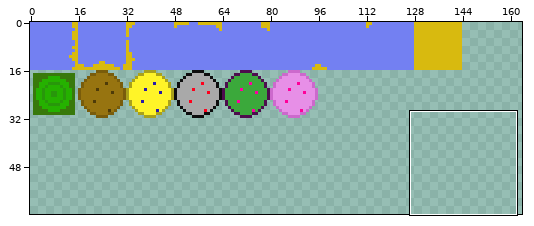
Two states of a sprite sheet, assets/map.png. Above, an overview of the earlier version with the close-up marked.
Close-up. Before the edit:
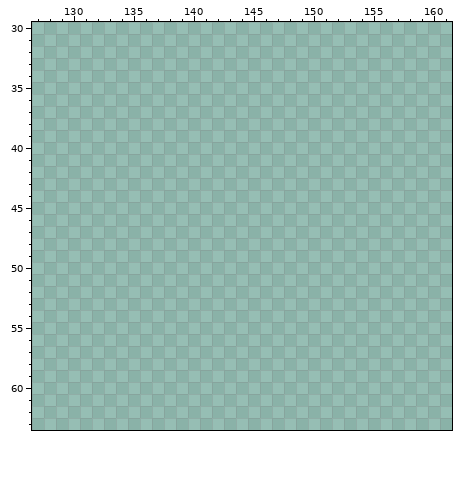
The file is 512x64 pixels. Shown: x 127..161, y 30..63. The wide view leaves out empty margins. The commit also changed other parts of the picture, which this record leaves out.
The result:
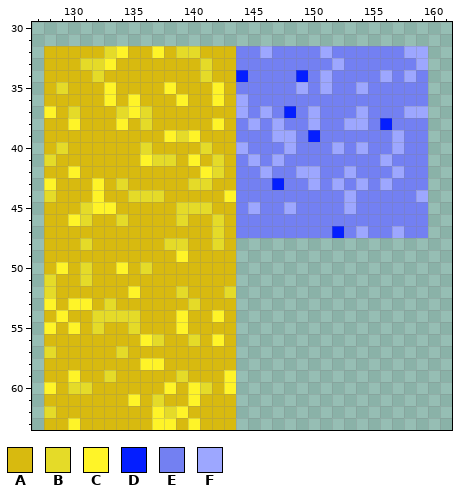
Palette (. is transparent): A #d8ba0f  B #e5db28  C #fff428  D #041eff  E #7380f2  F #9da7ff
Changes in this commit:
@@ x 127..161 @@
 31 ...................................
-32 ...................................
-33 ...................................
-34 ...................................
-35 ...................................
-36 ...................................
-37 ...................................
-38 ...................................
-39 ...................................
-40 ...................................
-41 ...................................
-42 ...................................
-43 ...................................
-44 ...................................
-45 ...................................
-46 ...................................
-47 ...................................
-48 ...................................
-49 ...................................
-50 ...................................
-51 ...................................
-52 ...................................
-53 ...................................
-54 ...................................
-55 ...................................
-56 ...................................
-57 ...................................
-58 ...................................
-59 ...................................
-60 ...................................
-61 ...................................
-62 ...................................
-63 ...................................
+32 .AAAAABCAACABBAAAEEFEEEEFEEEEEEFF..
+33 .AAABBCAAAAAAABAAEEEEEEEEFEEEEEEF..
+34 .AAAABAAAAAAAABAADEEEEDEFEEEEFEFE..
+35 .ABAAACAAAACAAACAEEEEEFEFEEFEEEEE..
+36 .AAAAACACAAACAACAFEEEEEEEEEEEEEEE..
+37 .CABAAABCBAAAAAAAFEFEDEFEEEFEEEFF..
+38 .AACAAACABAAAAACAEFEFEEFEEFFEDEEE..
+39 .AAAAAAAAAACBCAAAEEEFFEDEEEEEEFEE..
+40 .ABAAAAAABAAAABAAFEEEFEEEFEFEEFEE..
+41 .BAAAAAAACBBACABAEFEFEEEEEEEEFEEE..
+42 .AACAAAAAAAAAACBAEEFEEFFEEFEEEFEE..
+43 .CAAACABAAAAABBAAEEEDEEFEFEFEFEEE..
+44 .BAAACAABBBAAAAACEEEEEEEEEFEEEEEF..
+45 .AAABCCAAAAABBBAAEFEEFEEEEFEEEEEE..
+46 .AACBAABAAAABAABAEEEEEEEEEEEEEEEE..
+47 .AAAAAAAAAAAAAABAEEEEEEEEDEFEEFEE..
+48 .AAABAAAAAABBAABA..................
+49 .AAAAAAAAAAACAAAA..................
+50 .ACABAACABAAAAAAA..................
+51 .BAABAAAAAAAAAAAA..................
+52 .BAAAAAACAAABAAAB..................
+53 .CACCABAAAAAABAAA..................
+54 .ACAABBBBAAACAACA..................
+55 .CACABAABAAACAAAA..................
+56 .AAAAAAAACBAABACA..................
+57 .BAAAAABAAAAAAAAA..................
+58 .AAAAAAAACCAAAAAA..................
+59 .AACAABAAAAABAAAC..................
+60 .CABBAAAAAACACBAC..................
+61 .AAAAAAACABAACAAA..................
+62 .BAAAAAAAACBCAAAA..................
+63 .AACAAAAAACCACAAA..................
